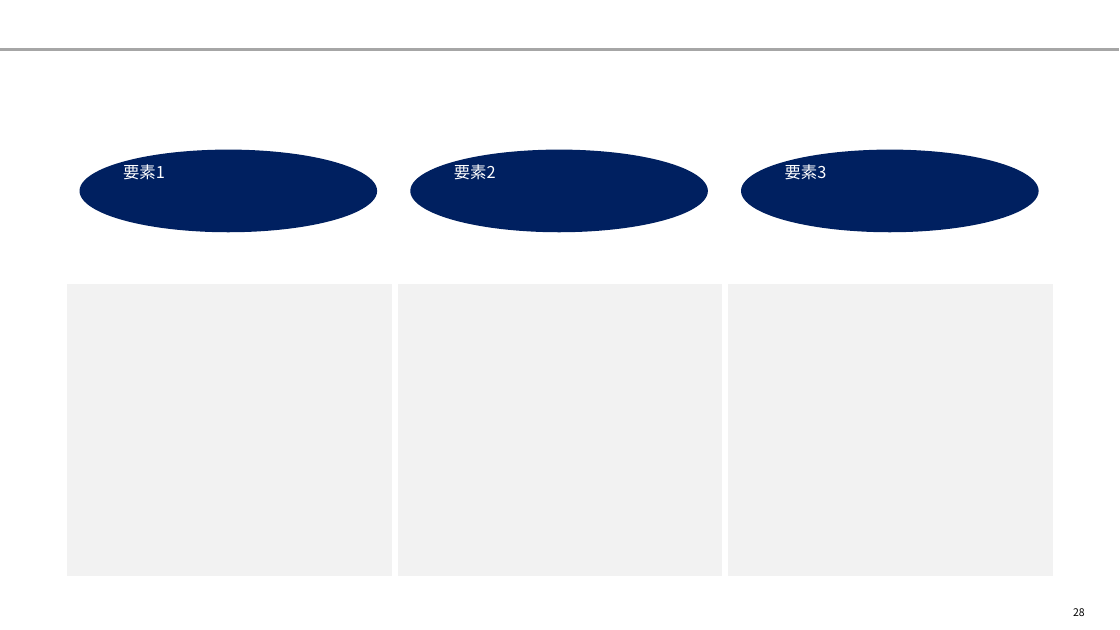
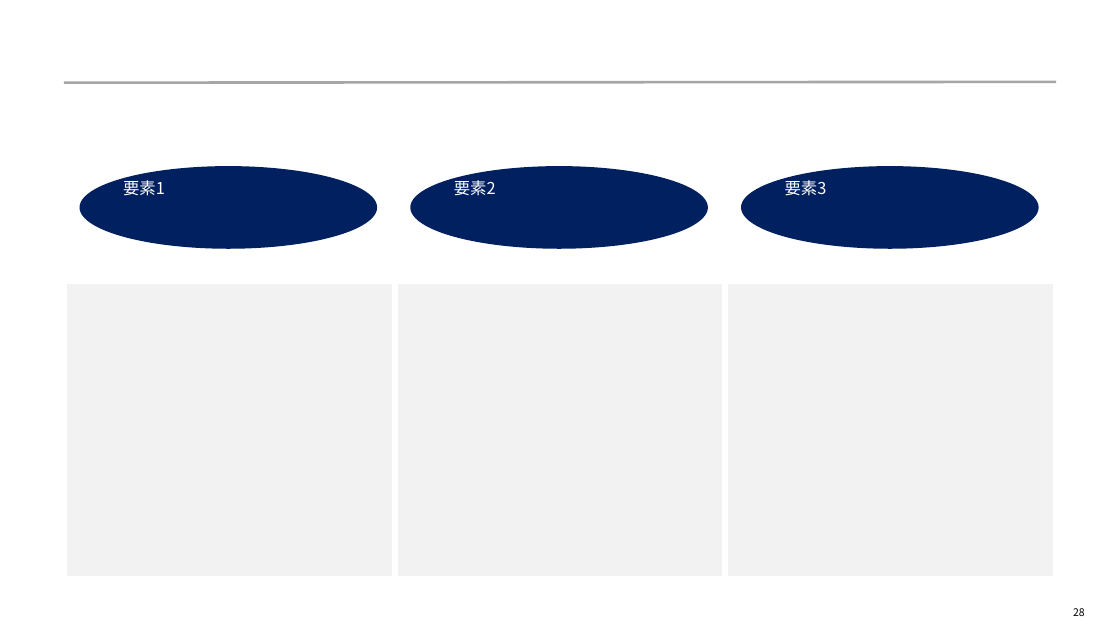
Before and after one commit to yuzucha16/dotfiles, a slide deck: slide 28 of office/slide_layout.pptx. Drawn at 1120x630 pixels with LibreOffice and Linux fonts; fonts in the diff are those of the drawing. Boxes give left, top, right and bottom in pixels: in the first picture for what was removed or moved away, otherwise in the second. Text is boxed around its words. In the diff, an @@ line names an element or a change of style, - is before the commit and + after.

```diff
--- a/office/slide_layout.pptx
+++ b/office/slide_layout.pptx
@@ line moved from (0, 50) - (1120, 50) to (64, 82) - (1056, 82) @@
@@ 3 ellipses: place and size @@
-3 ellipses at bbox=[80, 150, 1038, 232]
+3 ellipses at bbox=[80, 166, 1038, 249]
```
Also in this commit, not shown: 32 other slides changed.
